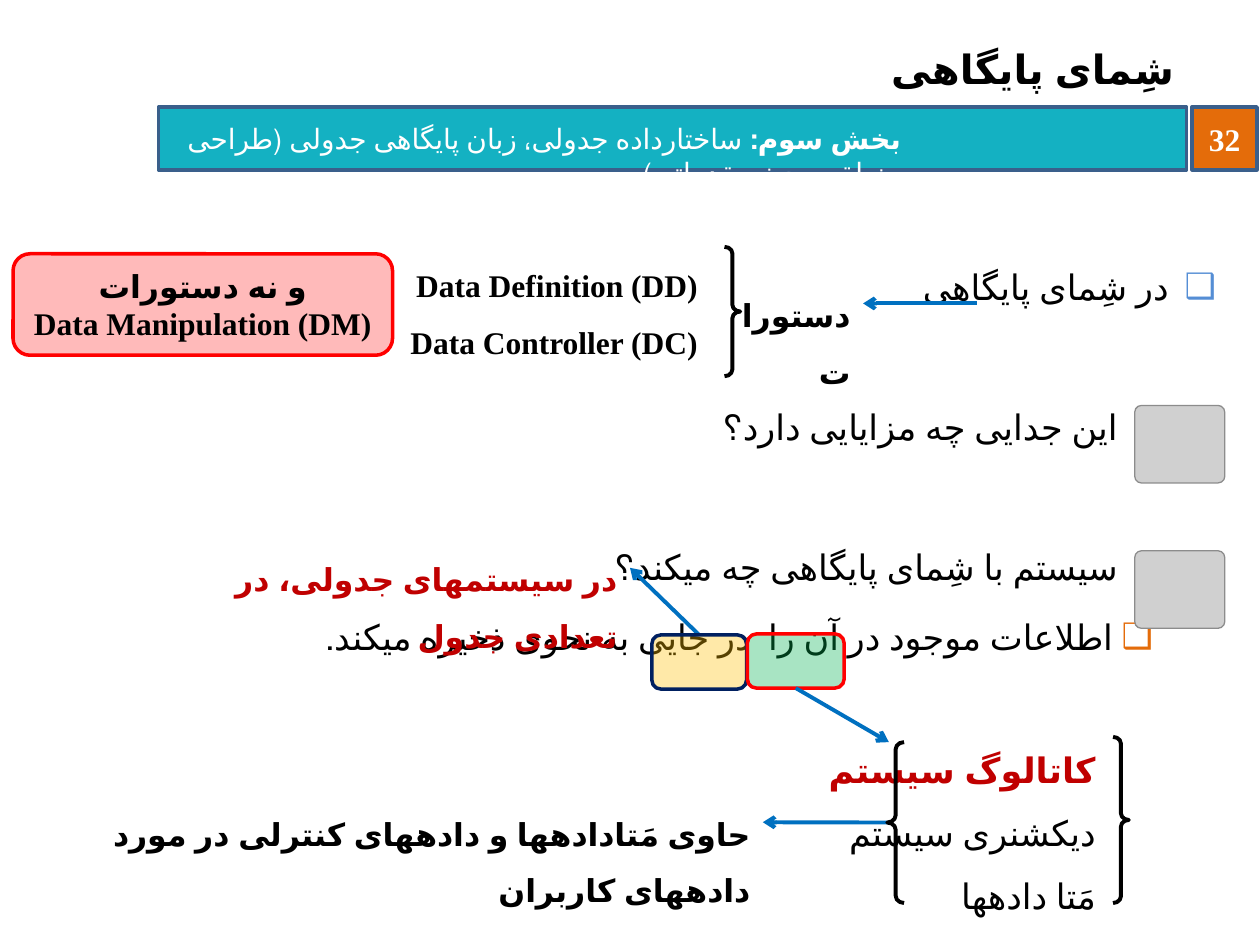
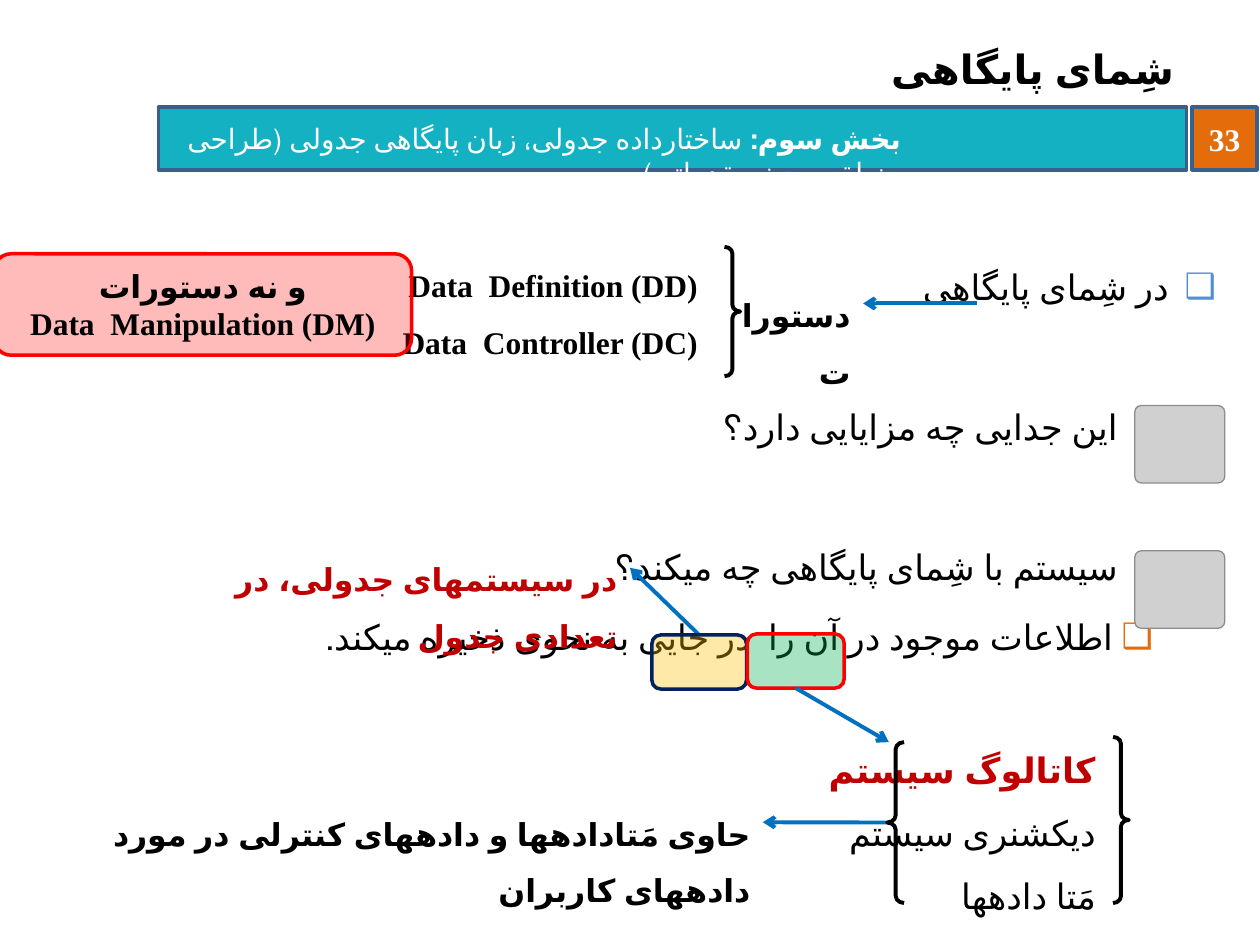
Before and after one commit to behnamhatami/DB-Slides, a slide deck: slide 33 of 3-DB-LogicalDesign.pptx (slide 32 before the commit). Drawn at 1260x945 pixels with LibreOffice and Linux fonts; fonts in the diff are those of the drawing; grey boxes stand for pictures; background and template pictures are left out. Boxes give left, top, right and bottom in pixels: in the first picture for what was removed or moved away, otherwise in the second. Text is boxed around its words. In the diff, an @@ line names an element or a change of style, - is before the commit and + after.

```diff
--- a/3-DB-LogicalDesign.pptx
+++ b/3-DB-LogicalDesign.pptx
@@ page number at (1209, 130, 1240, 152): text changed @@
-32
+33
@@ text "Data Definition (DD)" rewrapped from (410, 275, 697, 360) to (403, 272, 697, 360) @@
@@ rounded rectangle "و نه دستورات": place and size @@
-rounded rectangle "و نه دستورات" at (13, 253, 392, 355)
+rounded rectangle "و نه دستورات" at (0, 253, 411, 355)
```
Also in this commit, not shown: 25 other slides changed, 2 slides added.
